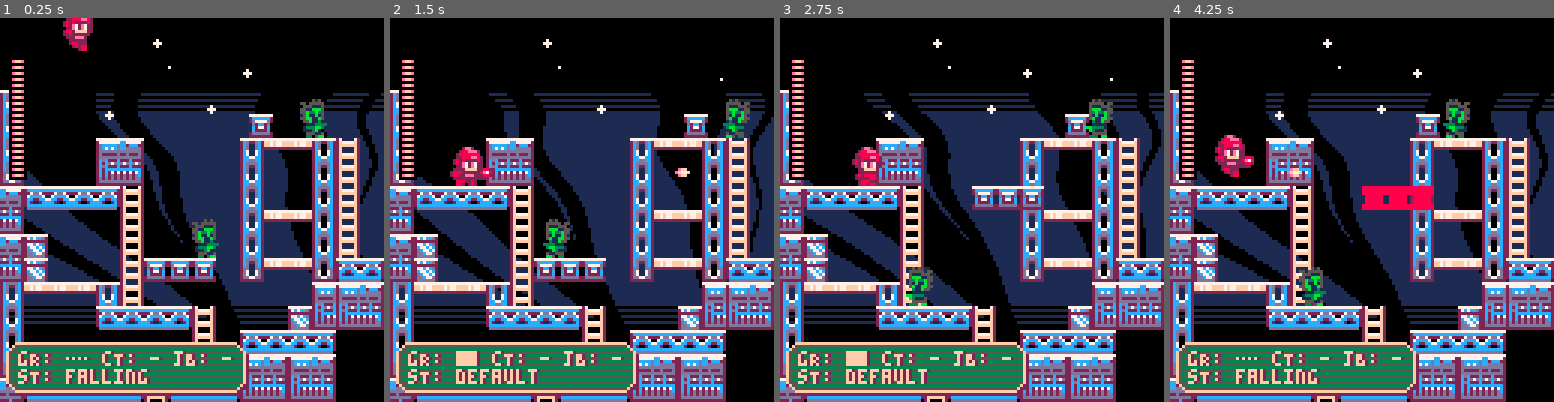
Above: before the commit, frames 1-4 (left to right).
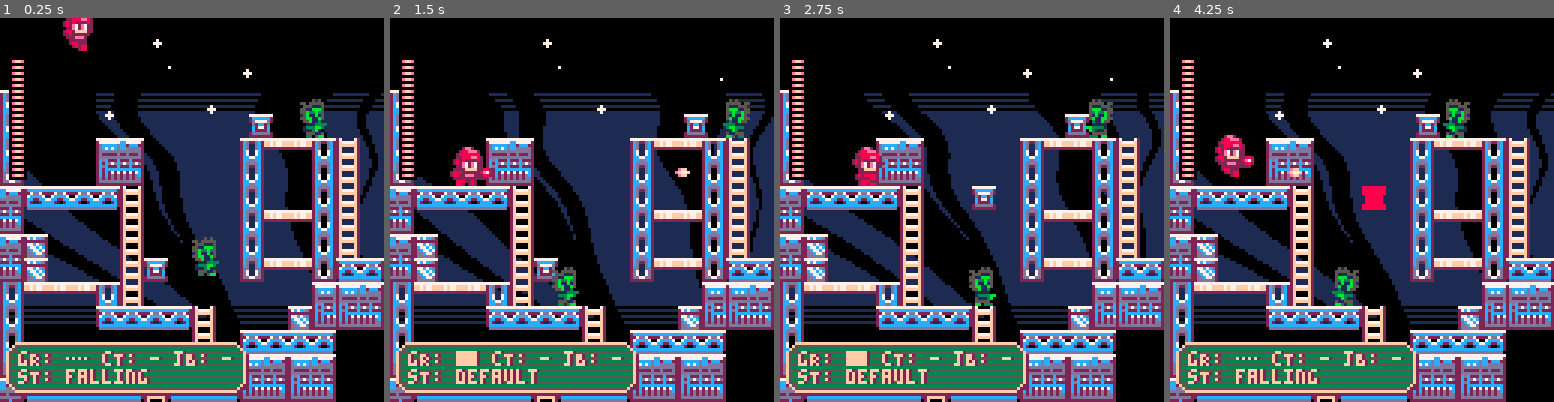
Above: after the commit, the same moments.

Repository: whckmstrjck/picoboy
Game: PICO-8 cartridge picoboy.p8
The game is run twice, just before and just after one commit, with the same random seed, the same clock (stepped at 60 frames per second) and the same inputs.
Inputs:
- Up to frame 1 (0.25 s): no input
- Up to frame 2 (1.5 s): tap X (X key) at 0.33, 1.07 s; tap O (Z key) at 0.7 s
- Up to frame 3 (2.75 s): hold Right 1.6-2.1 s; tap O (Z key) at 1.7, 2.1, 2.5 s; tap X (X key) at 1.85 s; hold Up 2.15-2.42 s; hold Right from 2.47 s (still down)
- Up to frame 4 (4.25 s): tap O (Z key) every 0.4 s from 2.9 to 4.1 s; tap X (X key) at 2.97, 4.08 s; release Right at 3.03 s; hold Left 3.08-3.58 s; hold Down 3.63-3.97 s; hold Right from 4.02 s (still down)

The runs differ from the first frame. In frame 1, 1.2% of the frame differs, in the area x 43-58%, y 52-69%; in frame 2, 1.6%; in frame 3, 1.6%; in frame 4, 1.7%, in the area x 33-69%, y 43-75%.

Commit message:
Remove redundant width property from platform initialization

Diff:
--- a/lua/_init.lua
+++ b/lua/_init.lua
@@ -7,7 +7,7 @@
   })
 
   platforms = {
-    Platform:new({ width = 24, sequence = { { 48, 64 }, { 64, 40 }, { 48, 24 } } }),
+    Platform:new({ sequence = { { 48, 64 }, { 64, 40 }, { 48, 24 } } }),
     -- Platform:new({ x = 40, y = 10, width = 16, range = 20 }),
     -- Platform:new({ x = 64, y = 24, width = 16, range = 44, type = 'semisolid' }),
     Platform:new({ x = 80, y = 16, width = 8, range = 3 * 8, type = 'solid', direction = 'horizontal', moving = true })
